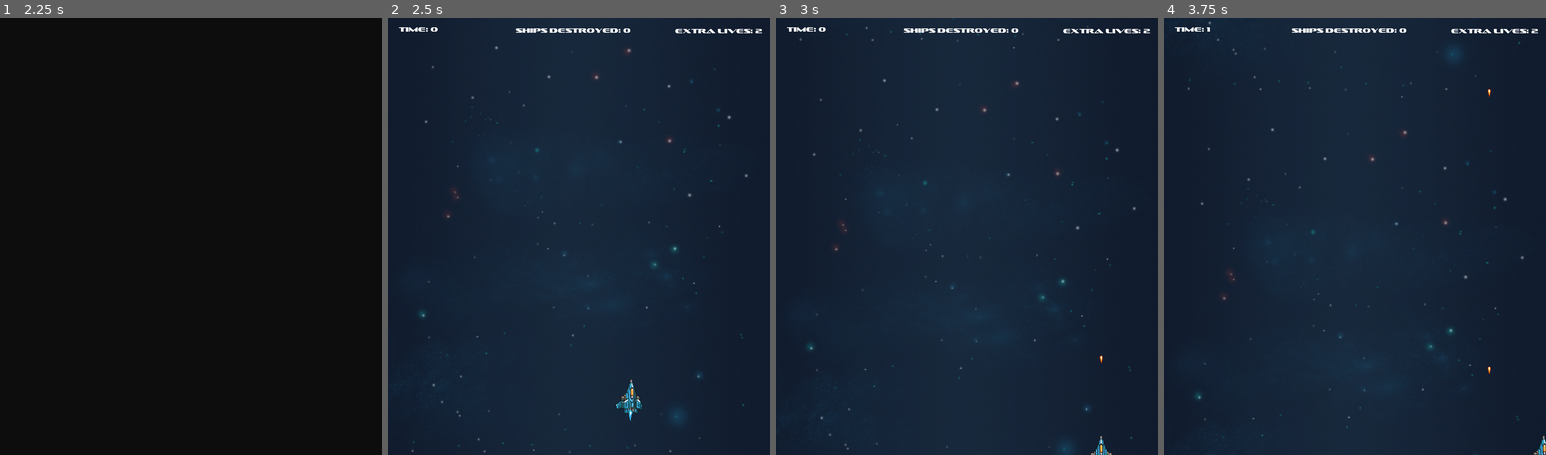
Above: before the commit, frames 1-4 (left to right).
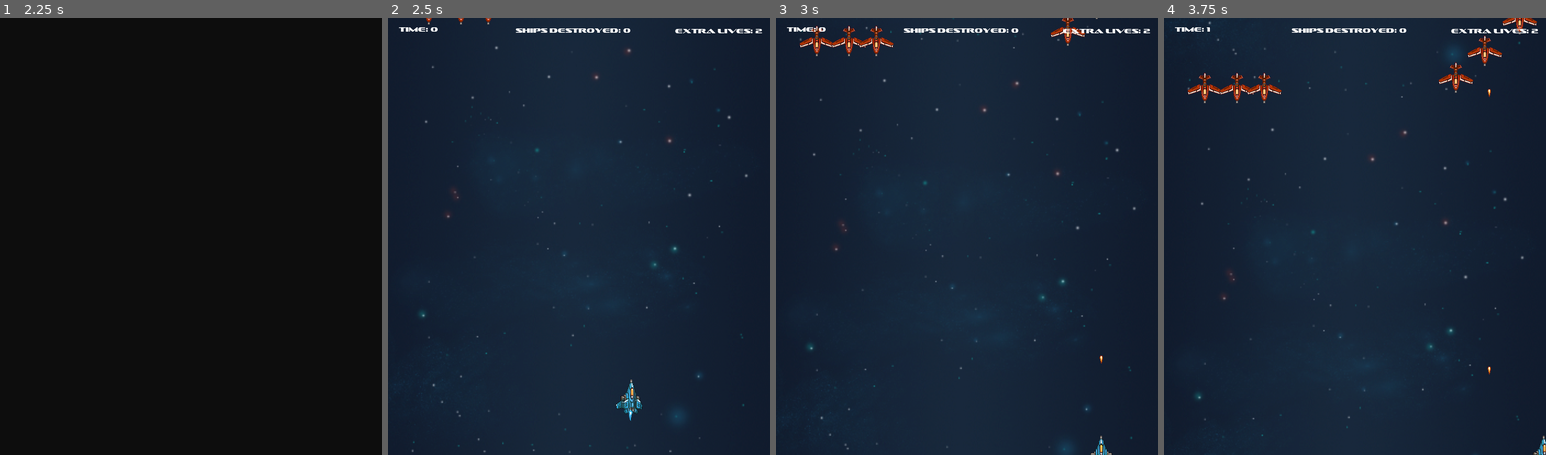
Above: after the commit, the same moments.

Repository: jdibble21/FP-Space-Odyssey
Game: Godot game, scene res://src/Menu.tscn
Two runs of this game, one before a commit and one after it. Both use one fixed random seed, a clock stepped at 60 frames per second and the inputs below. Sound files missing from this copy of the repository are replaced by a short silence.
Inputs (mouse positions are in pixels of both pictures, inside the frame that each line leads up to):
- Up to frame 1 (2.25 s): click "PLAY!" at 0.5 s; click "PLAY!" at 1.25 s; move the mouse to (275, 214) at 2.02 s; press the mouse at (275, 214) at 2.03 s; hold D (move_right) from 2.03 s (still down)
- Up to frame 2 (2.5 s): keep holding D (move_right)
- Up to frame 3 (3 s): move the mouse to (890, 258) at 2.77 s; release D (move_right) at 2.78 s; release the mouse at (890, 258) at 2.78 s; hold S (move_down) from 2.78 s (still down); click (890, 258) at 2.85 s
- Up to frame 4 (3.75 s): move the mouse to (1393, 140) at 3.52 s; release S (move_down) at 3.53 s; press the mouse at (1393, 140) at 3.53 s; hold D (move_right) from 3.53 s (still down)

Frame 1 is identical in both runs. In frame 2, less than 0.1% of the frame differs, in the area x 9-28%, y 0-2%; in frame 3, 0.8%; in frame 4, 1.2%, in the area x 6-98%, y 0-20%.

Commit message:
Adjust spawns

Diff:
--- a/project/src/AdvancedEnemies/AdvancedEnemyEasy.gd
+++ b/project/src/AdvancedEnemies/AdvancedEnemyEasy.gd
@@ -21,7 +21,7 @@
 	$ExplosionSprite.hide()
 	$Exhaust1.play("active")
 	$Exhaust2.play("active")
-	_current_scene_name = get_parent().get_parent().name
+	_current_scene_name = get_parent().name
 
 
 func _process(delta):
--- a/project/src/LevelTwo/LevelTwo.gd
+++ b/project/src/LevelTwo/LevelTwo.gd
@@ -15,6 +15,7 @@
 onready var _gameplay_scene = load("res://src/LevelTwo/LevelTwo.tscn")
 
 func _ready():
+	randomize()
 # warning-ignore:return_value_discarded
 	$Player.connect("player_defeated",self,"_on_player_defeat")
 # warning-ignore:return_value_discarded
--- a/project/src/LevelTwo/LevelTwo.tscn
+++ b/project/src/LevelTwo/LevelTwo.tscn
@@ -46,7 +46,7 @@
 _special_basic_ship = ExtResource( 13 )
 
 [node name="FormationSpawnTimer" type="Timer" parent="ShipSpawns"]
-wait_time = 4.0
+wait_time = 4.5
 autostart = true
 
 [node name="SpeedShipSpawnTimer" type="Timer" parent="ShipSpawns"]
--- a/project/src/LevelTwo/LevelTwoShipSpawns.gd
+++ b/project/src/LevelTwo/LevelTwoShipSpawns.gd
@@ -13,36 +13,42 @@
 export (PackedScene) var _advanced_ship
 export (PackedScene) var _special_basic_ship
 
+
 var _speed_formation := {
 	"pos1":[502,-70],
 	"pos2":[207,-70],
 }
 var _basic_formation_one := {
-	"pos1":[78,-41],
+	"pos1":[75,-41],
 	"pos2":[134,-41],
-	"pos3":[181,-41]
+	"pos3":[184,-41]
 }
 var _basic_formation_two := {
 	"pos1":[50,-153],
 	"pos2":[99,-110],
 	"pos3":[149,-79]
 }
+var _basic_formation_three := {
+	"pos1":[652,-167],
+	"pos2":[588,-109],
+	"pos3":[535,-60]
+}
 var _basic_special_formation_one := {
-	"pos1":[78,-29],
-	"pos2":[114,-29],
-	"pos3":[150,-29],
-	"pos4":[186,-29]
+	"pos1":[65,-29],
+	"pos2":[101,-29],
+	"pos3":[155,-29],
+	"pos4":[199,-29]
 }
 var _basic_special_formation_two := {
-	"pos1":[315,-25],
-	"pos2":[378,-25],
-	"pos3":[315,-88],
-	"pos4":[378,-88]
+	"pos1":[300,-30],
+	"pos2":[385,-30],
+	"pos3":[300,-100],
+	"pos4":[385,-100]
 }
 var _basic_special_formation_three := {
-	"pos1":[529,-37],
-	"pos2":[570,-37],
-	"pos3":[611,-37],
+	"pos1":[529,-25],
+	"pos2":[570,-25],
+	"pos3":[611,-25],
 	"pos4":[570,-78]
 }
 var _advanced_formation_one := {
@@ -50,8 +56,17 @@
 	"pos2":[496,-28],
 	"pos3":[354,-73]
 }
+var formation_num := 0
 
-var formation_num := 0
+func _ready():
+	_spawn_initial_formations()
+
+
+func _spawn_initial_formations():
+	for i in range(0,3):
+		_spawn_ship(_basic_formation_one,i+1,_basic_ship)
+	for i in range(0,3):
+		_spawn_ship(_basic_formation_three,i+1,_basic_ship)
 
 
 func _on_FormationSpawnTimer_timeout():
@@ -66,7 +81,7 @@
 
 
 func _spawn_basic_ship_formation():
-	var formation = _get_basic_formation(randi()%2+1)
+	var formation = _get_basic_formation(randi()%3+1)
 	for i in range(0,3):
 		_spawn_ship(formation,i+1,_basic_ship)
 
@@ -100,6 +115,10 @@
 		return _basic_formation_one
 	if num == 2:
 		return _basic_formation_two
+	if num == 3:
+		return _basic_formation_three
+
+
 func _get_special_formation(num):
 	if num == 1:
 		return _basic_special_formation_one
@@ -112,5 +131,6 @@
 func _on_SpeedShipSpawnTimer_timeout():
 	_spawn_speed_ship_formation()
 
+
 func _on_ship_destroyed():
 	emit_signal("ship_destroyed")
